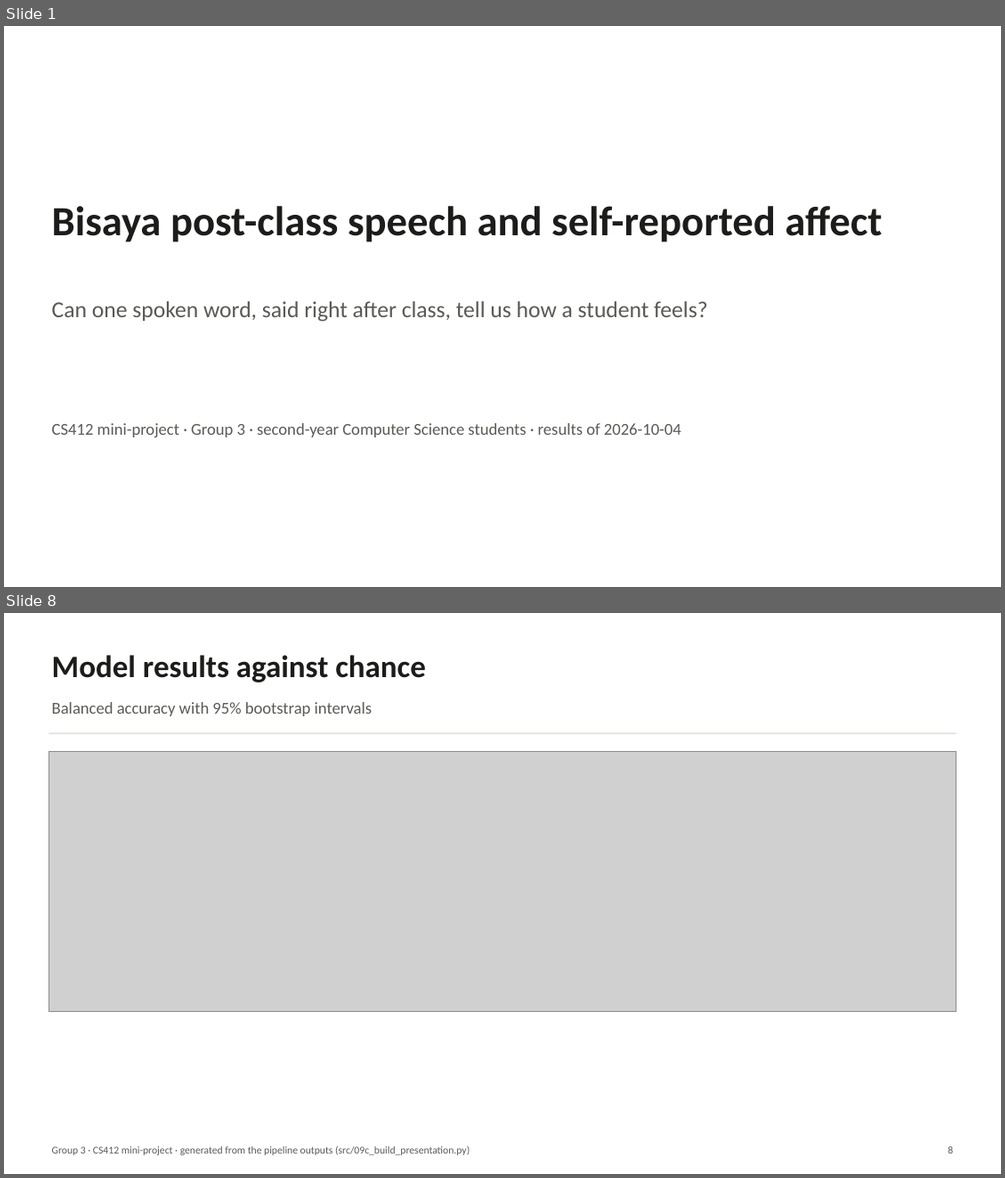
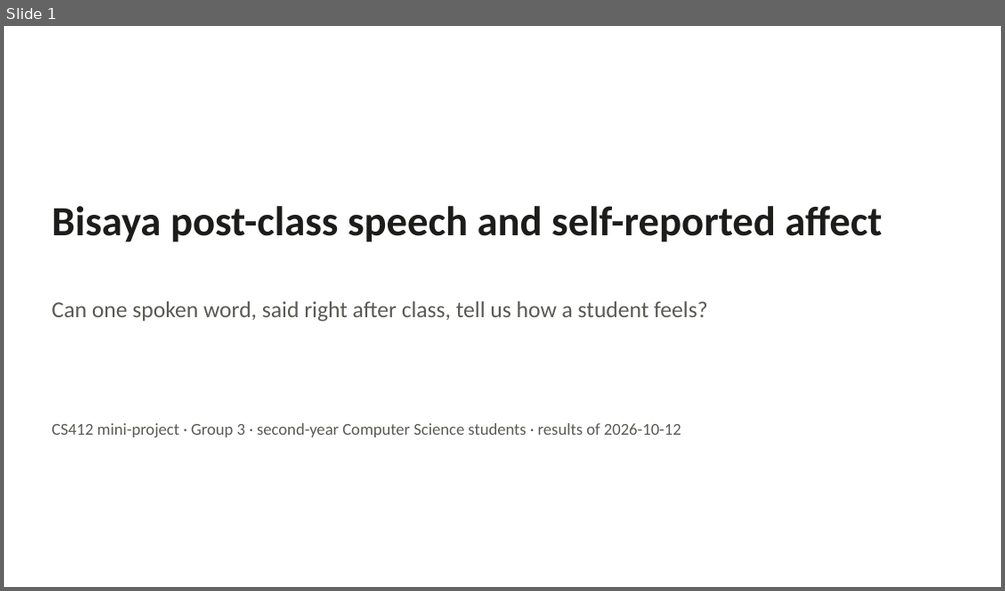
Before and after one commit to everyonehatesralph/AC_miniproject, a slide deck: reports/presentation/G3_results_presentation.pptx. Shown one above the other, each under a label of ours: slides 1 and 8 before the commit, slide 1 after it; the slides between them are not shown. The pictures are 1005x1178 and 1005x591 pixels, drawn with LibreOffice and Linux fonts; fonts in the diff are those of the drawing; grey boxes stand for pictures. Boxes give left, top, right and bottom in pixels: in the first picture for what was removed or moved away, otherwise in the second. Text is boxed around its words. In the diff, an @@ line names an element or a change of style, - is before the commit and + after.

```diff
--- a/reports/presentation/G3_results_presentation.pptx
+++ b/reports/presentation/G3_results_presentation.pptx
@@ slide 8 removed at (4, 613, 1001, 1174), background #FFFFFF @@
@@ text removed at (52, 655, 426, 682) @@
-Model results against chance
@@ text removed at (52, 702, 372, 716) @@
-Balanced accuracy with 95% bootstrap intervals
@@ rectangle removed at (48, 732, 956, 734) @@
@@ picture removed at (48, 751, 956, 1012) @@
@@ text removed at (52, 1145, 469, 1155) @@
-Group 3 · CS412 mini-project · generated from the pipeline outputs (src/09c_build_presentation.py)
@@ text removed at (947, 1146, 953, 1153) @@
-8
@@ slide 1 changed as well @@
@@ text at (52, 423, 681, 437): text changed @@
-CS412 mini-project · Group 3 · second-year Computer Science students · results of 2026-10-04
+CS412 mini-project · Group 3 · second-year Computer Science students · results of 2026-10-12
```
Also in this commit, not shown: 10 other slides changed, 2 slides added, 12 other files.
